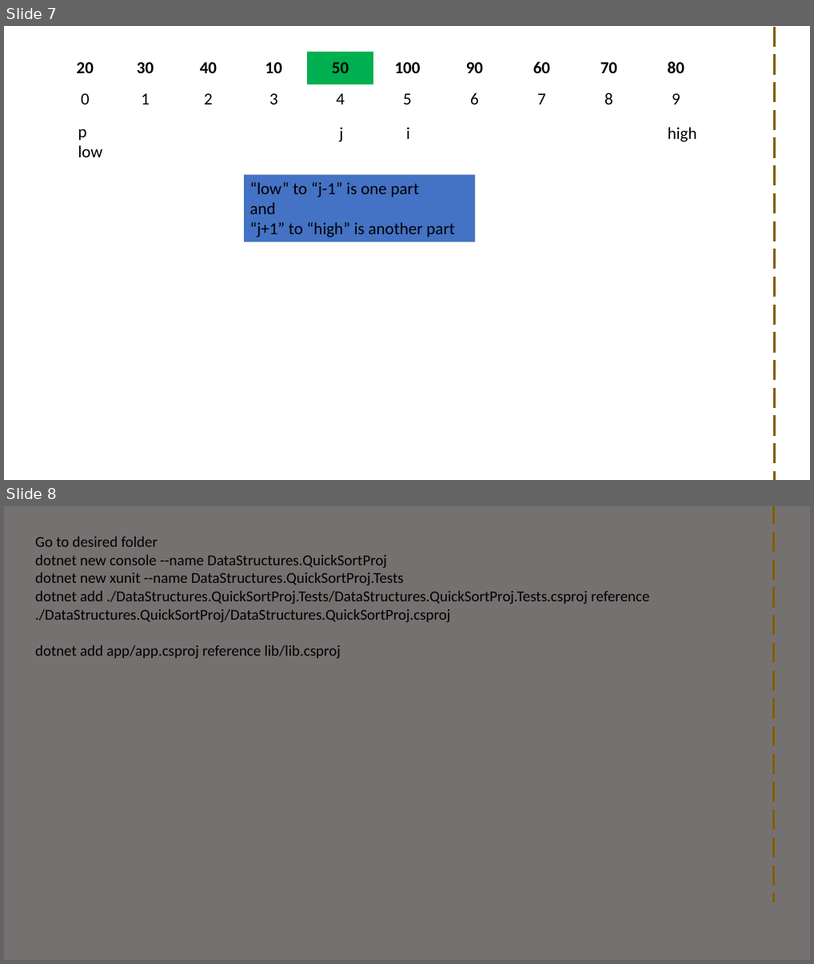
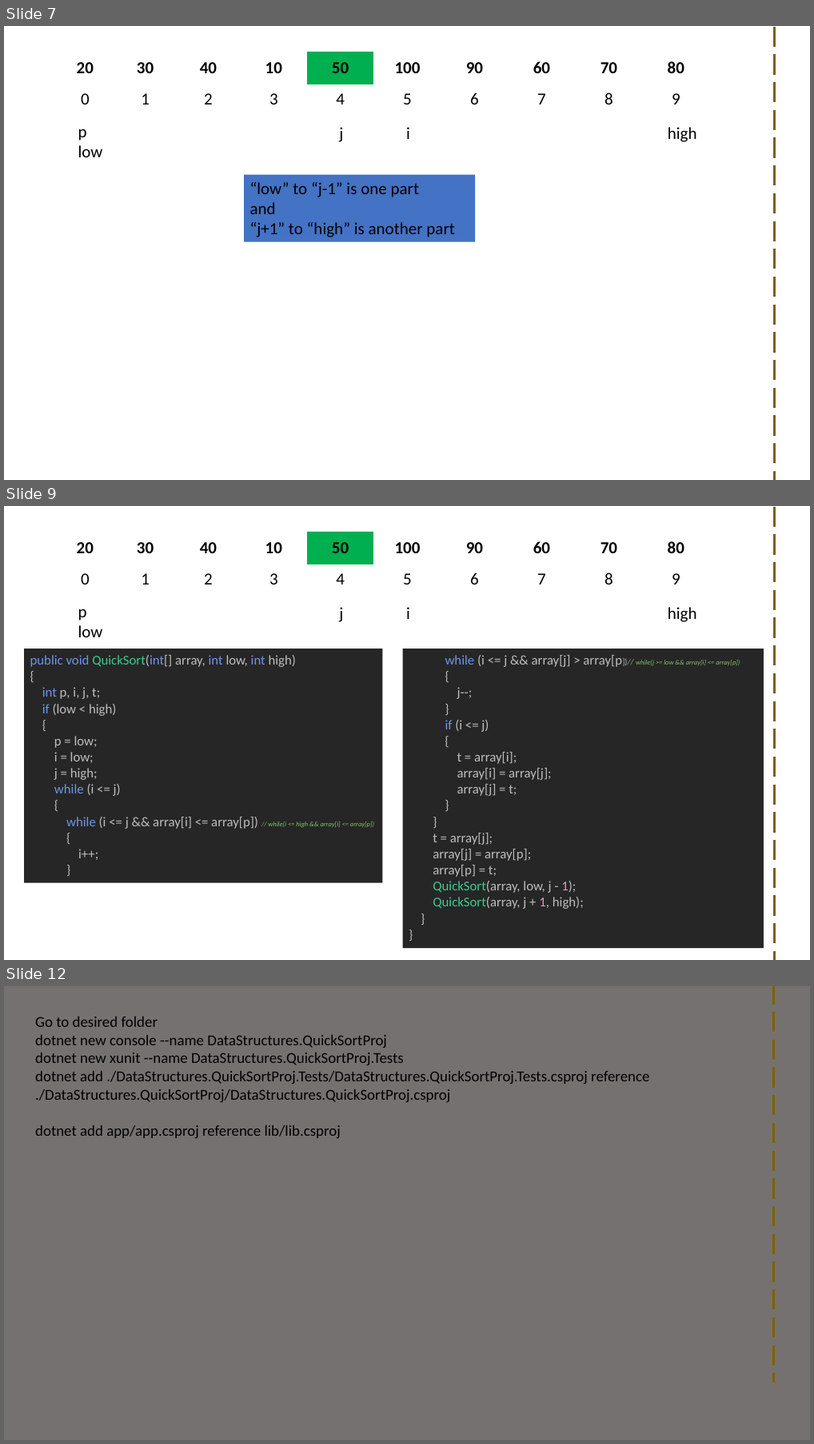
Before and after one commit to visweswarpenti/Trainings, a slide deck: Data Structures using C#/data-structures-using-.net-core-csharp/Sortings/Quick Sort/QuickSort.pptx. Shown one above the other, each under a label of ours: slides 7 and 8 before the commit, slides 7, 9 and 12 after it; the slides between them are not shown. The pictures are 814x964 and 814x1444 pixels, drawn with LibreOffice and Linux fonts; fonts in the diff are those of the drawing; background and template pictures are left out. Boxes give left, top, right and bottom in pixels: in the first picture for what was removed or moved away, otherwise in the second. Text is boxed around its words. In the diff, an @@ line names an element or a change of style, - is before the commit and + after.

```diff
--- a/Data Structures using C#/data-structures-using-.net-core-csharp/Sortings/Quick Sort/QuickSort.pptx
+++ b/Data Structures using C#/data-structures-using-.net-core-csharp/Sortings/Quick Sort/QuickSort.pptx
@@ slide 9 added at <box>4,506,810,960</box>, background picture (left out) @@
@@ line added from (775, 507) to (775, 960), #806000 3 pt dashed @@
@@ table added at <box>55,532,710,593</box>, 2 rows, 10 columns @@
+20 | 30 | 40 | 10 | 50 | 100 | 90 | 60 | 70 | 80
+0 | 1 | 2 | 3 | 4 | 5 | 6 | 7 | 8 | 9
@@ text added at <box>78,609,103,637</box>, 20 pt, text #000000 @@
+p
+low
@@ text added at <box>339,607,343,622</box>, 20 pt, text #000000 @@
+j
@@ text added at <box>406,607,410,619</box>, 20 pt, text #000000 @@
+i
@@ text added at <box>668,607,698,622</box>, 20 pt, text #000000 @@
+high
@@ rectangle added at <box>24,648,382,883</box>, fill #262626, 16 pt, text #BDBDBD @@
+public void QuickSort(int[] array, int low, int high)
+{
+int p, i, j, t;
+if (low < high)
+{
+p = low;
+i = low;
+j = high;
+while (i <= j)
+{
+while (i <= j && array[i] <= array[p]) // while(i <= high && array[i] <= array[p])
+{
+i++;
+}
@@ rectangle added at <box>403,648,765,948</box>, fill #262626, 16 pt, text #BDBDBD @@
+while (i <= j && array[j] > array[p])// while(j >= low && array[i] <= array[p])
+{
+j--;
+}
+if (i <= j)
+{
+t = array[i];
+array[i] = array[j];
+array[j] = t;
+}
+}
+t = array[j];
+array[j] = array[p];
+array[p] = t;
+QuickSort(array, low, j - 1);
+QuickSort(array, j + 1, high);
+}
+}
@@ what was slide 8 is now slide 12 @@
```
Also in this commit, not shown: 2 slides changed, 3 other slides added, 12 other files.
